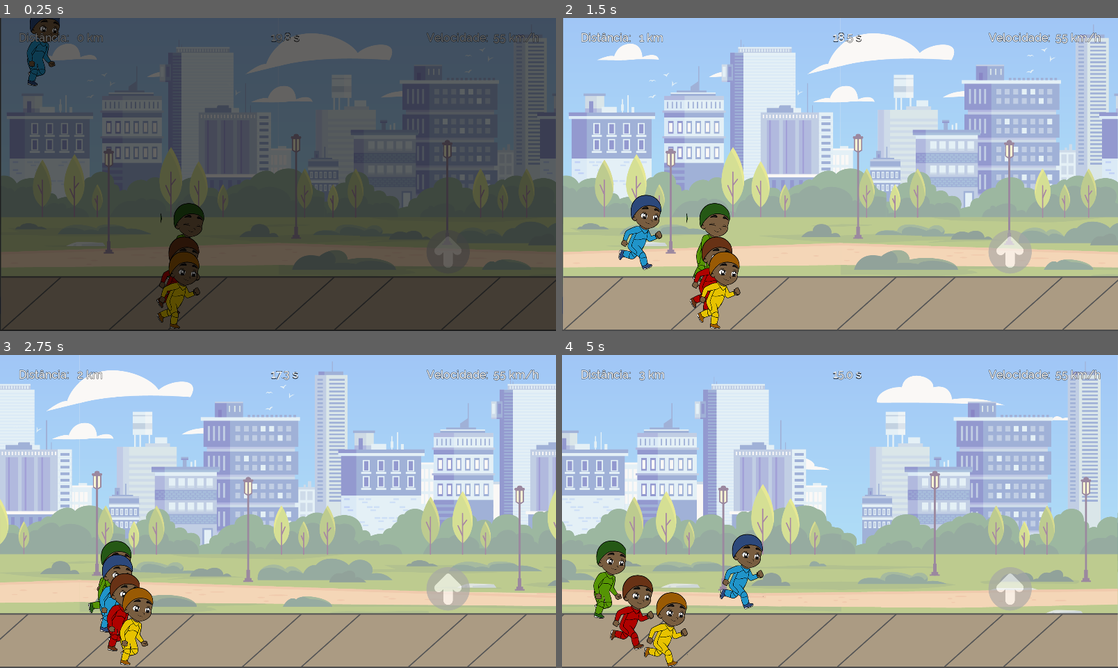
Above: before the commit, frames 1-4 (two rows, left to right).
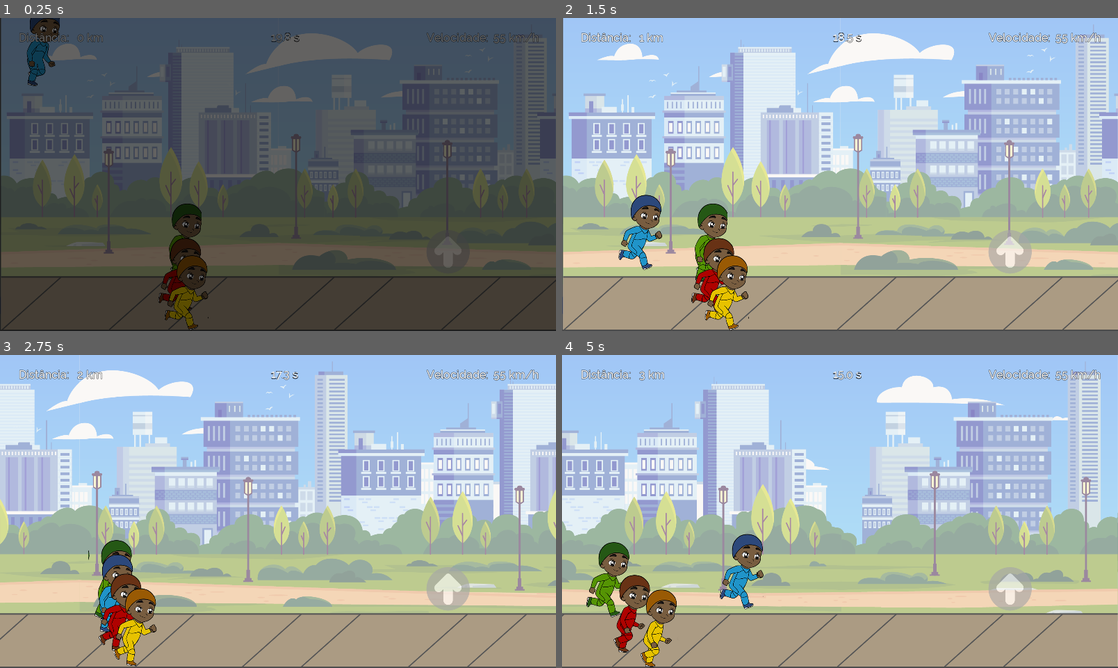
Above: after the commit, the same moments.

Repository: lucaspsantana/game_triatlhon
Game: Godot game, scene res://src/Scene/Race/Speedway.tscn
Two runs of this game, one before a commit and one after it. Both use one fixed random seed, a clock stepped at 60 frames per second and the inputs below. This scene is started directly instead of the project's main scene. The engine's default icon, where the game draws it, is replaced by a stand-in: a white triangle on a blue panel in a dark square. Sound files missing from this copy of the repository are replaced by a short silence.
Inputs (mouse positions are in pixels of both pictures, inside the frame that each line leads up to):
- Up to frame 1 (0.25 s): no input
- Up to frame 2 (1.5 s): move the mouse to (962, 158) at 0.52 s; hold Keypad 6 (right) from 0.53 s (still down); tap Space (jump) at 0.6, 0.77, 1.07, 1.35 s; click (962, 158) at 0.67 s; move the mouse to (728, 190) at 1.27 s
- Up to frame 3 (2.75 s): tap Space (jump) at 1.52, 1.82, 2.1 s; move the mouse to (333, 442) at 2.02 s; release Keypad 6 (right) at 2.03 s; hold Keypad 4 (left) from 2.03 s (still down)
- Up to frame 4 (5 s): move the mouse to (812, 574) at 2.77 s; release Keypad 4 (left) at 2.78 s; hold Keypad 6 (right) 2.78-4.28 s; tap Space (jump) at 2.85, 3.02, 3.32, 3.6, 3.77, 4.07, 4.35, 4.52, 4.82 s; click (812, 574) at 2.92 s; move the mouse to (1006, 558) at 3.52 s; move the mouse to (673, 464) at 4.27 s; hold Keypad 4 (left) from 4.28 s (still down)

The runs differ from the first frame. In frame 1, 1.3% of the frame differs, in the area x 28-38%, y 59-100%; in frame 2, 1.8%; in frame 3, 1.3%; in frame 4, 2.5%, in the area x 4-23%, y 59-100%.

Commit message:
add musics and sounds

Diff:
--- a/SOUND_CONFIG.gd
+++ b/SOUND_CONFIG.gd
@@ -1,16 +1,4 @@
 extends Node
 
-
-# Declare member variables here. Examples:
-# var a = 2
-# var b = "text"
-
-
-# Called when the node enters the scene tree for the first time.
-func _ready():
-	pass # Replace with function body.
-
-
-# Called every frame. 'delta' is the elapsed time since the previous frame.
-#func _process(delta):
-#	pass
+var enable_sound: bool = true
+var enable_music: bool = true
--- a/project.godot
+++ b/project.godot
@@ -7,10 +7,6 @@
 ;   param=value ; assign values to parameters
 
 config_version=4
-
-_global_script_classes=[  ]
-_global_script_class_icons={
-}
 
 [application]
 
@@ -22,6 +18,7 @@
 [autoload]
 
 Settings="*res://settings.gd"
+SoundConfig="*res://SOUND_CONFIG.gd"
 
 [display]
 
--- a/src/Actor/Player.tscn
+++ b/src/Actor/Player.tscn
@@ -37,24 +37,24 @@
 "name": "idle",
 "speed": 2.0
 }, {
+"frames": [ ExtResource( 18 ), ExtResource( 19 ), ExtResource( 20 ), ExtResource( 13 ) ],
+"loop": true,
+"name": "swimming",
+"speed": 5.0
+}, {
+"frames": [ ExtResource( 27 ), ExtResource( 25 ), ExtResource( 24 ), ExtResource( 22 ), ExtResource( 26 ), ExtResource( 23 ) ],
+"loop": true,
+"name": "ride",
+"speed": 5.0
+}, {
+"frames": [ ExtResource( 12 ), ExtResource( 4 ), ExtResource( 5 ), ExtResource( 8 ), ExtResource( 7 ), ExtResource( 21 ) ],
+"loop": true,
+"name": "running",
+"speed": 5.0
+}, {
 "frames": [ ExtResource( 10 ), null, null, null, null ],
 "loop": true,
 "name": "jump",
-"speed": 5.0
-}, {
-"frames": [ ExtResource( 18 ), ExtResource( 19 ), ExtResource( 20 ), ExtResource( 13 ) ],
-"loop": true,
-"name": "swimming",
-"speed": 5.0
-}, {
-"frames": [ ExtResource( 12 ), ExtResource( 4 ), ExtResource( 5 ), ExtResource( 8 ), ExtResource( 7 ), ExtResource( 21 ) ],
-"loop": true,
-"name": "running",
-"speed": 5.0
-}, {
-"frames": [ ExtResource( 27 ), ExtResource( 25 ), ExtResource( 24 ), ExtResource( 22 ), ExtResource( 26 ), ExtResource( 23 ) ],
-"loop": true,
-"name": "ride",
 "speed": 5.0
 } ]
 
@@ -225,6 +225,7 @@
 animation = "running"
 
 [node name="AnimationPlayer" type="AnimationPlayer" parent="."]
+method_call_mode = 1
 anims/RESET = SubResource( 3 )
 anims/wave = SubResource( 4 )
 
--- /dev/null
+++ b/src/GUI/Joystick.tscn
@@ -0,0 +1,40 @@
+[gd_scene load_steps=4 format=2]
+
+[ext_resource path="res://assets/sprite/botaoAbaixar.png" type="Texture" id=1]
+[ext_resource path="res://src/GUI/Joystick.gd" type="Script" id=2]
+[ext_resource path="res://assets/sprite/botaoPular.png" type="Texture" id=3]
+
+[node name="Joystick" type="CanvasLayer"]
+scale = Vector2( 2, 2 )
+transform = Transform2D( 2, 0, 0, 2, 0, 0 )
+script = ExtResource( 2 )
+__meta__ = {
+"_edit_horizontal_guides_": [ 790.887 ]
+}
+
+[node name="left" type="TextureButton" parent="."]
+margin_left = 108.201
+margin_top = 396.975
+margin_right = 172.201
+margin_bottom = 460.975
+action_mode = 0
+texture_normal = ExtResource( 3 )
+expand = true
+__meta__ = {
+"_edit_use_anchors_": false
+}
+
+[node name="right" type="TextureButton" parent="."]
+margin_left = 784.526
+margin_top = 397.627
+margin_right = 848.526
+margin_bottom = 461.628
+action_mode = 0
+texture_normal = ExtResource( 1 )
+expand = true
+__meta__ = {
+"_edit_use_anchors_": false
+}
+
+[connection signal="pressed" from="left" to="." method="_on_left_pressed"]
+[connection signal="pressed" from="right" to="." method="_on_right_pressed"]
--- /dev/null
+++ b/src/GUI/backgroundMusic.gd
@@ -0,0 +1,8 @@
+extends Node2D
+
+func _ready():
+	play_background_music()
+
+func play_background_music():
+	if $"/root/SoundConfig".enable_music:
+		$backgroundMusic.play()
--- /dev/null
+++ b/src/GUI/backgroundMusic.tscn
@@ -0,0 +1,10 @@
+[gd_scene load_steps=3 format=2]
+
+[ext_resource path="res://src/GUI/backgroundMusic.gd" type="Script" id=1]
+[ext_resource path="res://assets/sounds/backgound_melody-loop-90-bpm.mp3" type="AudioStream" id=2]
+
+[node name="BackgroundMusic" type="Node2D"]
+script = ExtResource( 1 )
+
+[node name="backgroundMusic" type="AudioStreamPlayer" parent="."]
+stream = ExtResource( 2 )
--- a/src/Object/Joystick.tscn
+++ /dev/null
@@ -1,40 +0,0 @@
-[gd_scene load_steps=4 format=2]
-
-[ext_resource path="res://assets/sprite/botaoAbaixar.png" type="Texture" id=1]
-[ext_resource path="res://src/Object/Joystick.gd" type="Script" id=2]
-[ext_resource path="res://assets/sprite/botaoPular.png" type="Texture" id=3]
-
-[node name="Joystick" type="CanvasLayer"]
-scale = Vector2( 2, 2 )
-transform = Transform2D( 2, 0, 0, 2, 0, 0 )
-script = ExtResource( 2 )
-__meta__ = {
-"_edit_horizontal_guides_": [ 790.887 ]
-}
-
-[node name="left" type="TextureButton" parent="."]
-margin_left = 108.201
-margin_top = 396.975
-margin_right = 172.201
-margin_bottom = 460.975
-action_mode = 0
-texture_normal = ExtResource( 3 )
-expand = true
-__meta__ = {
-"_edit_use_anchors_": false
-}
-
-[node name="right" type="TextureButton" parent="."]
-margin_left = 784.526
-margin_top = 397.627
-margin_right = 848.526
-margin_bottom = 461.628
-action_mode = 0
-texture_normal = ExtResource( 1 )
-expand = true
-__meta__ = {
-"_edit_use_anchors_": false
-}
-
-[connection signal="pressed" from="left" to="." method="_on_left_pressed"]
-[connection signal="pressed" from="right" to="." method="_on_right_pressed"]
--- a/src/Object/Mosquito.gd
+++ b/src/Object/Mosquito.gd
@@ -1,8 +1,4 @@
-extends Area2D
-
-func start(pos):
-	global_position = pos
+extends "res://src/Object/Object.gd"
 
 func _on_Mosquito_body_entered(body):
-	$"/root/Settings".dano = 1
-	queue_free();
+	detect_colision($ObjectSound/AudioStreamPlayer)
--- a/src/Object/Mosquito.tscn
+++ b/src/Object/Mosquito.tscn
@@ -1,7 +1,8 @@
-[gd_scene load_steps=4 format=2]
+[gd_scene load_steps=5 format=2]
 
 [ext_resource path="res://src/Object/Mosquito.gd" type="Script" id=1]
 [ext_resource path="res://assets/sprite/mosquito.png" type="Texture" id=2]
+[ext_resource path="res://src/Others/ObjectSound.tscn" type="PackedScene" id=3]
 
 [sub_resource type="CircleShape2D" id=1]
 radius = 44.643
@@ -9,6 +10,7 @@
 [node name="Mosquito" type="Area2D"]
 collision_layer = 2
 script = ExtResource( 1 )
+object_type = "obstacle"
 
 [node name="CollisionShape2D" type="CollisionShape2D" parent="."]
 shape = SubResource( 1 )
@@ -16,4 +18,6 @@
 [node name="Sprite" type="Sprite" parent="."]
 texture = ExtResource( 2 )
 
+[node name="ObjectSound" parent="." instance=ExtResource( 3 )]
+
 [connection signal="body_entered" from="." to="." method="_on_Mosquito_body_entered"]
--- /dev/null
+++ b/src/Object/Object.gd
@@ -0,0 +1,20 @@
+extends Area2D
+
+export (String, "obstacle", "collectable") var object_type = "collectable"
+var audioStreamSample: AudioStreamSample
+
+func start(pos):
+	global_position = pos
+
+func detect_colision(sound: AudioStreamPlayer):
+	visible = false
+	if object_type == "obstacle":
+		audioStreamSample = load("res://assets/sounds/obstacle.wav")
+		$"/root/Settings".dano = 1
+	else:
+		audioStreamSample = load("res://assets/sounds/collect-5.wav")
+		$"/root/Settings".dash = 1
+	sound.stream = audioStreamSample
+	sound.play()
+	yield(sound, "finished")
+	queue_free()
--- a/src/Object/Rock.gd
+++ b/src/Object/Rock.gd
@@ -1,8 +1,4 @@
-extends Area2D
-
-func start(pos):
-	global_position = pos
+extends "res://src/Object/Object.gd"
 
 func _on_Rock_body_entered(body):
-	$"/root/Settings".dano = 1
-	queue_free();
+	detect_colision($ObjectSound/AudioStreamPlayer)
--- a/src/Object/Rock.tscn
+++ b/src/Object/Rock.tscn
@@ -1,7 +1,8 @@
-[gd_scene load_steps=4 format=2]
+[gd_scene load_steps=5 format=2]
 
 [ext_resource path="res://src/Object/Rock.gd" type="Script" id=1]
 [ext_resource path="res://assets/sprite/rock.png" type="Texture" id=2]
+[ext_resource path="res://src/Others/ObjectSound.tscn" type="PackedScene" id=3]
 
 [sub_resource type="CircleShape2D" id=1]
 radius = 26.4764
@@ -9,6 +10,7 @@
 [node name="Rock" type="Area2D"]
 collision_layer = 2
 script = ExtResource( 1 )
+object_type = "obstacle"
 
 [node name="CollisionShape2D" type="CollisionShape2D" parent="."]
 shape = SubResource( 1 )
@@ -17,4 +19,8 @@
 scale = Vector2( 0.2, 0.2 )
 texture = ExtResource( 2 )
 
+[node name="ObjectSound" parent="." instance=ExtResource( 3 )]
+
 [connection signal="body_entered" from="." to="." method="_on_Rock_body_entered"]
+
+[editable path="ObjectSound"]
--- a/src/Object/Water.gd
+++ b/src/Object/Water.gd
@@ -1,8 +1,4 @@
-extends Area2D
-
-func start(pos):
-	global_position = pos
+extends "res://src/Object/Object.gd"
 
 func _on_Water_body_entered(body):
-	$"/root/Settings".dash = 1
-	queue_free();
+	detect_colision($ObjectSound/AudioStreamPlayer)
--- a/src/Object/Water.tscn
+++ b/src/Object/Water.tscn
@@ -1,7 +1,8 @@
-[gd_scene load_steps=4 format=2]
+[gd_scene load_steps=5 format=2]
 
 [ext_resource path="res://src/Object/Water.gd" type="Script" id=1]
 [ext_resource path="res://assets/sprite/agua.png" type="Texture" id=2]
+[ext_resource path="res://src/Others/ObjectSound.tscn" type="PackedScene" id=3]
 
 [sub_resource type="CapsuleShape2D" id=1]
 radius = 17.0
@@ -17,4 +18,6 @@
 [node name="Sprite" type="Sprite" parent="."]
 texture = ExtResource( 2 )
 
+[node name="ObjectSound" parent="." instance=ExtResource( 3 )]
+
 [connection signal="body_entered" from="." to="." method="_on_Water_body_entered"]
--- /dev/null
+++ b/src/Others/ObjectSound.tscn
@@ -0,0 +1,8 @@
+[gd_scene load_steps=2 format=2]
+
+[ext_resource path="res://assets/sounds/obstacle.wav" type="AudioStream" id=1]
+
+[node name="ObjectSound" type="Node2D"]
+
+[node name="AudioStreamPlayer" type="AudioStreamPlayer" parent="."]
+stream = ExtResource( 1 )
--- a/src/Scene/Cyclism/BikeLane.gd
+++ b/src/Scene/Cyclism/BikeLane.gd
@@ -22,6 +22,7 @@
 	play = !play
 	$ParallaxBackground.play = play
 	start_animation_group("cyclist", true)
+	play_bike_ride()
 
 func _physics_process(delta):
 	if play:
@@ -66,3 +67,7 @@
 	var nodes = get_tree().get_nodes_in_group(nameGroup)
 	for x in nodes:
 		x.start = start
+
+func play_bike_ride():
+	if $"/root/SoundConfig".enable_sound:
+		$RideBike.play()
--- a/src/Scene/Cyclism/BikeLane.tscn
+++ b/src/Scene/Cyclism/BikeLane.tscn
@@ -1,11 +1,13 @@
-[gd_scene load_steps=7 format=2]
+[gd_scene load_steps=9 format=2]
 
 [ext_resource path="res://src/Scene/Cyclism/ParallaxBackground.tscn" type="PackedScene" id=1]
 [ext_resource path="res://src/Actor/Player.tscn" type="PackedScene" id=2]
-[ext_resource path="res://src/Object/Joystick.tscn" type="PackedScene" id=3]
+[ext_resource path="res://src/GUI/Joystick.tscn" type="PackedScene" id=3]
 [ext_resource path="res://src/GUI/Score.tscn" type="PackedScene" id=4]
+[ext_resource path="res://src/GUI/backgroundMusic.tscn" type="PackedScene" id=5]
 [ext_resource path="res://src/Scene/Cyclism/BikeLane.gd" type="Script" id=6]
-[ext_resource path="res://src/Object/Transition.tscn" type="PackedScene" id=7]
+[ext_resource path="res://src/GUI/Transition.tscn" type="PackedScene" id=7]
+[ext_resource path="res://assets/sounds/bike-ride.mp3" type="AudioStream" id=8]
 
 [node name="BikeLane" type="Node2D"]
 script = ExtResource( 6 )
@@ -44,4 +46,9 @@
 
 [node name="Score" parent="." instance=ExtResource( 4 )]
 
+[node name="backgroundMusic" parent="." instance=ExtResource( 5 )]
+
+[node name="RideBike" type="AudioStreamPlayer" parent="."]
+stream = ExtResource( 8 )
+
 [connection signal="timeout" from="Timer" to="." method="_on_Timer_timeout"]
--- a/src/Scene/Race/ParallaxBackground.tscn
+++ b/src/Scene/Race/ParallaxBackground.tscn
@@ -1,7 +1,8 @@
-[gd_scene load_steps=3 format=2]
+[gd_scene load_steps=4 format=2]
 
 [ext_resource path="res://src/Scene/Race/ParallaxBackground.gd" type="Script" id=1]
 [ext_resource path="res://assets/sprite/background.png" type="Texture" id=2]
+[ext_resource path="res://src/GUI/backgroundMusic.tscn" type="PackedScene" id=3]
 
 [node name="ParallaxBackground" type="ParallaxBackground"]
 script = ExtResource( 1 )
@@ -12,3 +13,5 @@
 [node name="background" type="Sprite" parent="ParallaxLayer"]
 position = Vector2( 1923.28, 535.138 )
 texture = ExtResource( 2 )
+
+[node name="BackgroundMusic" parent="." instance=ExtResource( 3 )]
--- a/src/Scene/Race/Player.gd
+++ b/src/Scene/Race/Player.gd
@@ -100,3 +100,7 @@
 		is_jump_interrupted = true
 	else:
 		is_jump_interrupted = false
+
+func play_jump_sound():
+	if $"/root/SoundConfig".enable_sound:
+		$jumpSound.play()
--- a/src/Scene/Race/Player.tscn
+++ b/src/Scene/Race/Player.tscn
@@ -13,6 +13,7 @@
 [ext_resource path="res://assets/sprite/blue/jump4.png" type="Texture" id=11]
 [ext_resource path="res://assets/sprite/blue/jump5.png" type="Texture" id=12]
 [ext_resource path="res://assets/sprite/blue/jump3.png" type="Texture" id=13]
+[ext_resource path="res://assets/sounds/jump.wav" type="AudioStream" id=14]
 
 [sub_resource type="CapsuleShape2D" id=1]
 
@@ -63,5 +64,8 @@
 frames = SubResource( 3 )
 animation = "jump"
 
+[node name="jumpSound" type="AudioStreamPlayer" parent="."]
+stream = ExtResource( 14 )
+
 [connection signal="button_up" from="jump" to="." method="_on_jump_button_up"]
 [connection signal="pressed" from="jump" to="." method="_on_jump_pressed"]
--- a/src/Scene/Race/Speedway.tscn
+++ b/src/Scene/Race/Speedway.tscn
@@ -2,7 +2,7 @@
 
 [ext_resource path="res://src/Scene/Race/ParallaxBackground.tscn" type="PackedScene" id=1]
 [ext_resource path="res://src/Scene/Race/Speedway.gd" type="Script" id=2]
-[ext_resource path="res://src/Object/Transition.tscn" type="PackedScene" id=3]
+[ext_resource path="res://src/GUI/Transition.tscn" type="PackedScene" id=3]
 [ext_resource path="res://assets/sprite/icon.png" type="Texture" id=4]
 [ext_resource path="res://src/Scene/Race/Player.tscn" type="PackedScene" id=5]
 [ext_resource path="res://assets/sprite/green/running6.png" type="Texture" id=6]
@@ -103,7 +103,6 @@
 position = Vector2( 659, 786 )
 frames = SubResource( 3 )
 animation = "run"
-frame = 1
 playing = true
 
 [node name="Player" parent="." groups=["marathonist"] instance=ExtResource( 5 )]
@@ -113,14 +112,14 @@
 position = Vector2( 641, 886 )
 frames = SubResource( 4 )
 animation = "run"
-frame = 5
+frame = 4
 playing = true
 
 [node name="Marathonist3" type="AnimatedSprite" parent="." groups=["marathonist"]]
 position = Vector2( 638, 948 )
 frames = SubResource( 5 )
 animation = "run"
-frame = 5
+frame = 4
 playing = true
 
 [node name="Score" parent="." instance=ExtResource( 24 )]
--- a/src/Scene/Swim/Background.tscn
+++ b/src/Scene/Swim/Background.tscn
@@ -1,7 +1,8 @@
-[gd_scene load_steps=3 format=2]
+[gd_scene load_steps=4 format=2]
 
 [ext_resource path="res://assets/sprite/ocean.png" type="Texture" id=1]
 [ext_resource path="res://src/Scene/Swim/Background.gd" type="Script" id=2]
+[ext_resource path="res://src/GUI/backgroundMusic.tscn" type="PackedScene" id=3]
 
 [node name="Paralax" type="ParallaxBackground"]
 script = ExtResource( 2 )
@@ -21,4 +22,6 @@
 wait_time = 3.0
 autostart = true
 
+[node name="Node2D" parent="." instance=ExtResource( 3 )]
+
 [connection signal="timeout" from="Timer" to="." method="_on_Timer_timeout"]
--- a/src/Scene/Swim/Beach.gd
+++ b/src/Scene/Swim/Beach.gd
@@ -9,7 +9,9 @@
 	yield(animation_transition, "animation_finished")
 	play = !play
 	$Background.play = play
+	play_start_beep()
 	start_animation_group('swimmers', true)
+	play_wave_song()
 
 func _physics_process(delta):
 	if play:
@@ -48,3 +50,11 @@
 	var nodes = get_tree().get_nodes_in_group(nameGroup)
 	for x in nodes:
 		x.start = start
+
+func play_wave_song():
+	if $"/root/SoundConfig".enable_music:
+		$wave.play()
+
+func play_start_beep():
+	if $"/root/SoundConfig".enable_sound:
+		$startBeep.play()
--- a/src/Scene/Swim/Beach.tscn
+++ b/src/Scene/Swim/Beach.tscn
@@ -1,11 +1,13 @@
-[gd_scene load_steps=7 format=2]
+[gd_scene load_steps=9 format=2]
 
 [ext_resource path="res://src/Scene/Swim/Beach.gd" type="Script" id=1]
 [ext_resource path="res://src/Actor/Player.tscn" type="PackedScene" id=2]
-[ext_resource path="res://src/Object/Joystick.tscn" type="PackedScene" id=3]
+[ext_resource path="res://src/GUI/Joystick.tscn" type="PackedScene" id=3]
 [ext_resource path="res://src/Scene/Swim/Background.tscn" type="PackedScene" id=4]
 [ext_resource path="res://src/GUI/Score.tscn" type="PackedScene" id=5]
-[ext_resource path="res://src/Object/Transition.tscn" type="PackedScene" id=6]
+[ext_resource path="res://src/GUI/Transition.tscn" type="PackedScene" id=6]
+[ext_resource path="res://assets/sounds/swimming.mp3" type="AudioStream" id=7]
+[ext_resource path="res://assets/sounds/beep_match.wav" type="AudioStream" id=8]
 
 [node name="Beach" type="Node2D"]
 position = Vector2( 0, 4 )
@@ -45,6 +47,15 @@
 
 [node name="Score" parent="." instance=ExtResource( 5 )]
 
+[node name="wave" type="AudioStreamPlayer" parent="."]
+stream = ExtResource( 7 )
+volume_db = 6.118
+mix_target = 1
+
+[node name="startBeep" type="AudioStreamPlayer" parent="."]
+stream = ExtResource( 8 )
+volume_db = 3.496
+
 [connection signal="timeout" from="Timer" to="." method="_on_Timer_timeout"]
 
 [editable path="Player"]
Not shown, added: assets/sounds/backgound_melody-loop-90-bpm.mp3.import
Not shown, added: assets/sounds/bike-ride.mp3.import
Not shown, added: assets/sounds/collect-5.wav.import
Not shown, added: assets/sounds/jump.wav.import
Not shown, added: assets/sounds/obstacle.wav.import
Renamed: src/Object/Joystick.gd -> src/GUI/Joystick.gd
Renamed: src/Object/Transition.tscn -> src/GUI/Transition.tscn
Not shown: 1 places in src/Scene/Race/Player.tscn that only renumber resources
Not shown, added: assets/sounds/backgound_melody-loop-90-bpm.mp3
Not shown, added: assets/sounds/bike-ride.mp3
Not shown, added: assets/sounds/collect-5.wav
Not shown, added: assets/sounds/jump.wav
(and 1 more such lines)
